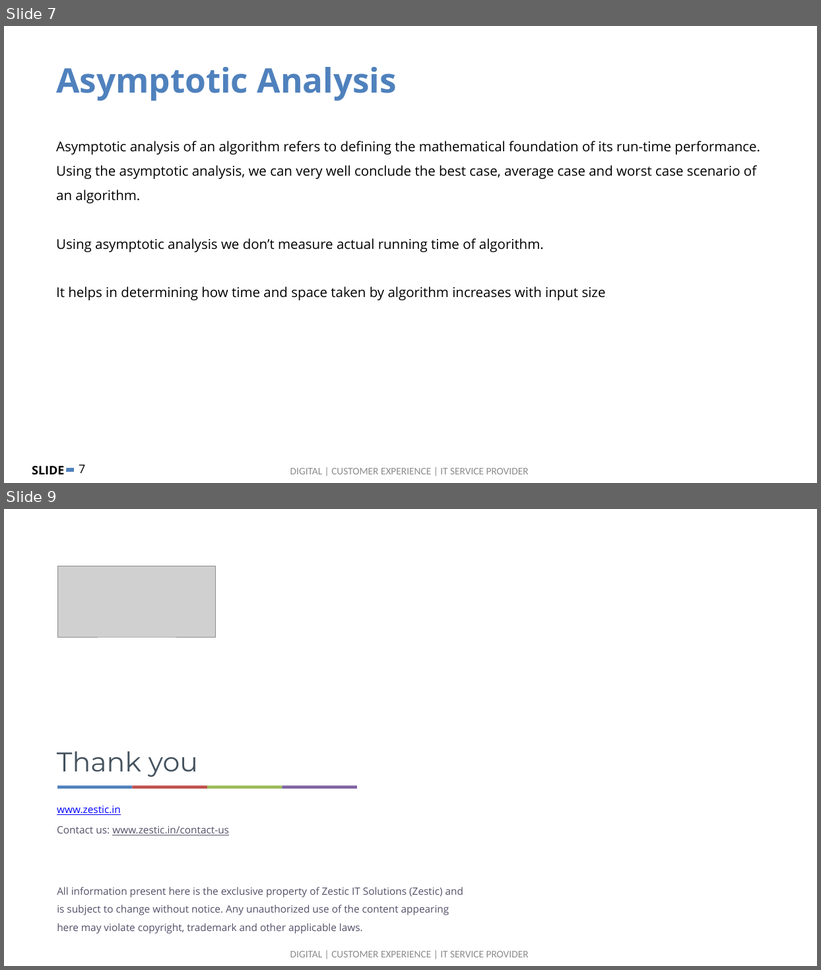
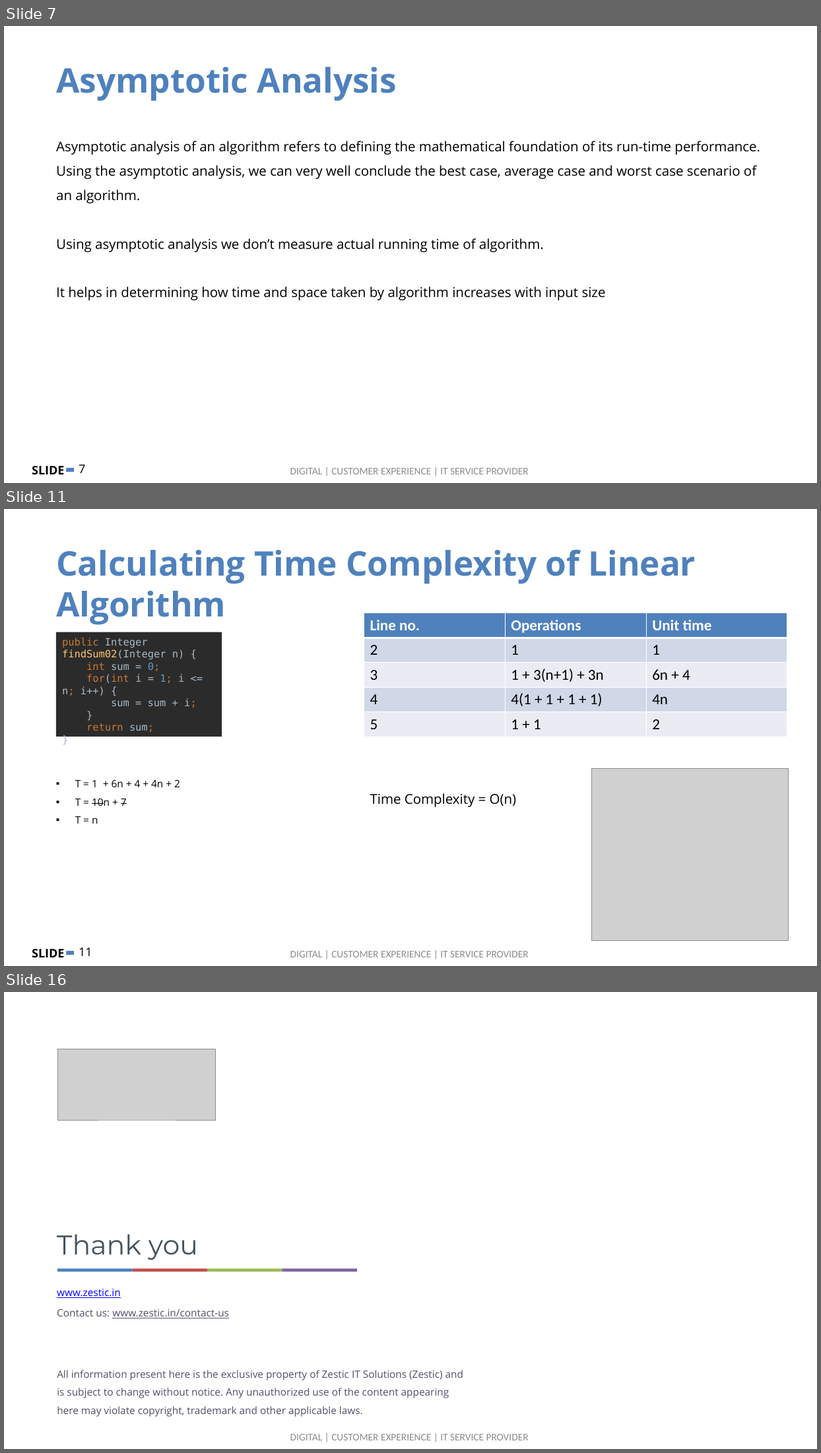
Before and after one commit to zesticio/examples, a slide deck: algorithms/slides/Data Structure & Algorithms.pptx. Shown one above the other, each under a label of ours: slides 7 and 9 before the commit, slides 7, 11 and 16 after it; the slides between them are not shown. The pictures are 821x970 and 821x1453 pixels, drawn with LibreOffice and Linux fonts; fonts in the diff are those of the drawing; grey boxes stand for pictures; background and template pictures are left out. Boxes give left, top, right and bottom in pixels: in the first picture for what was removed or moved away, otherwise in the second. Text is boxed around its words. In the diff, an @@ line names an element or a change of style, - is before the commit and + after.

```diff
--- a/algorithms/slides/Data Structure & Algorithms.pptx
+++ b/algorithms/slides/Data Structure & Algorithms.pptx
@@ slide 11 added at box(4, 509, 817, 966), background #FFFFFF; not listed: 4 template elements that a slide beside it also shows @@
@@ text added at box(56, 549, 696, 625), 40 pt, text #4F81BD, bold @@
+Calculating Time Complexity of Linear Algorithm
@@ table added at box(364, 613, 787, 737), 5 rows, 3 columns @@
+Line no. | Operations | Unit time
+2 | 1 | 1
+3 | 1 + 3(n+1) + 3n | 6n + 4
+4 | 4(1 + 1 + 1 + 1) | 4n
+5 | 1 + 1 | 2
@@ rectangle added at box(56, 632, 222, 737), fill #2B2B2B, 12 pt, text #A9B7C6 @@
+public Integer findSum02(Integer n) {
+int sum = 0;
+for(int i = 1; i <= n; i++) {
+sum = sum + i;
+}
+return sum;
+}
@@ text added at box(75, 780, 180, 824), 12 pt, text #000000 @@
+▪ T = 1 + 6n + 4 + 4n + 2
+▪ T = 10n + 7
+▪ T = n
@@ picture added at box(592, 768, 789, 941) @@
@@ text added at box(370, 793, 517, 807), 16 pt, text #000000 @@
+Time Complexity = O(n)
@@ what was slide 9 is now slide 16 @@
```
Also in this commit, not shown: 1 slide changed, 6 other slides added.
